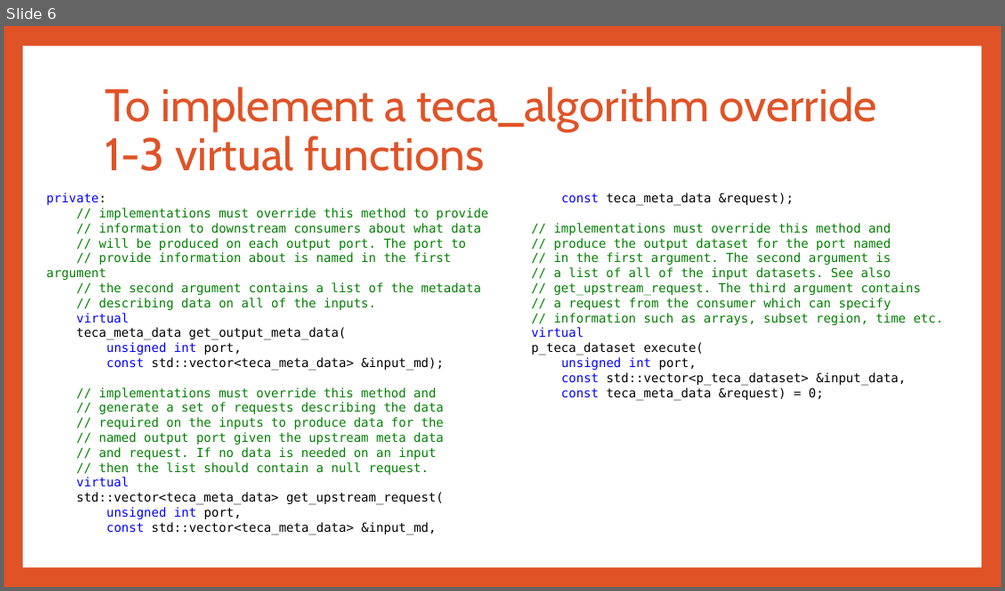
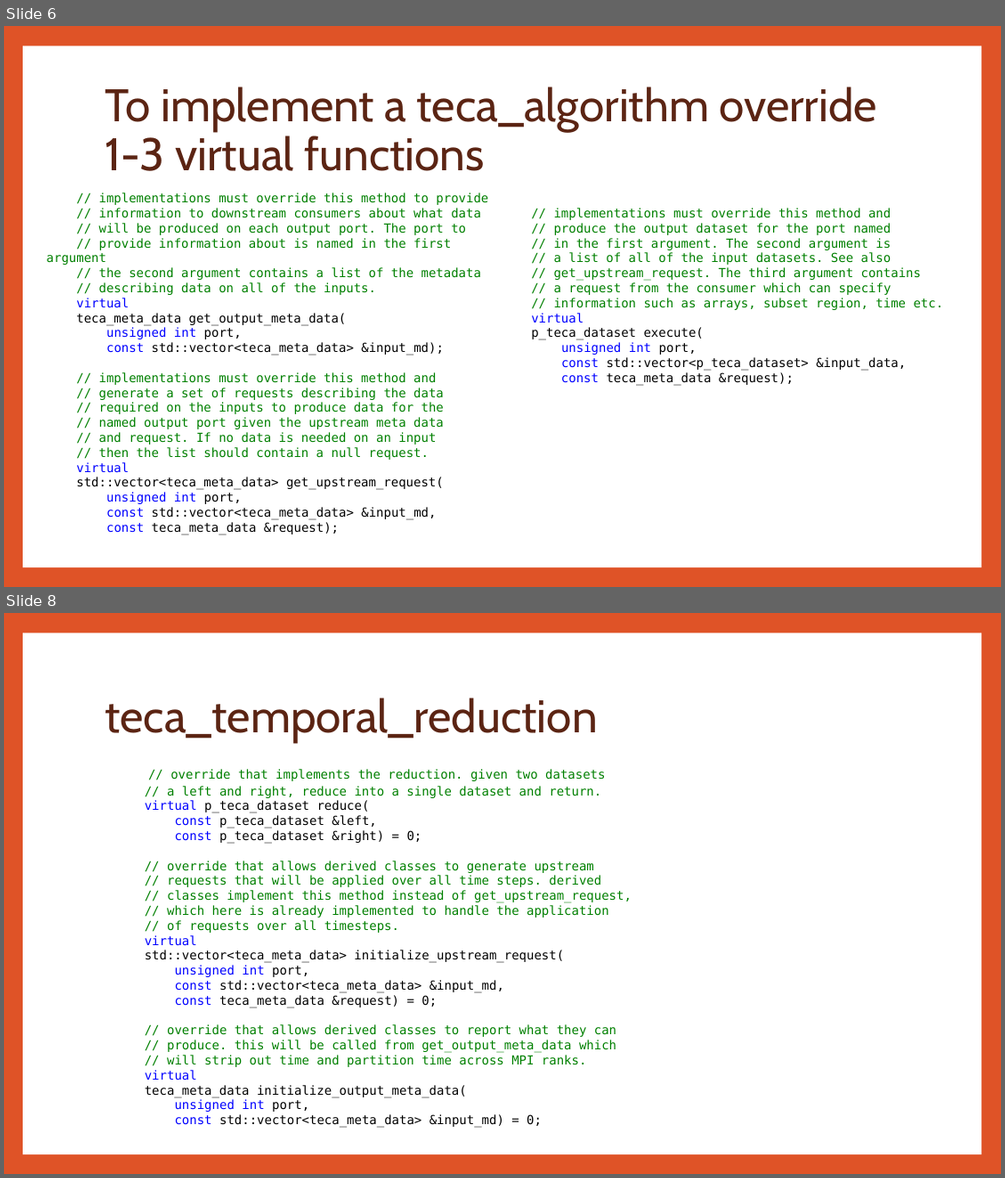
Before and after one commit to LBL-EESA/TECA, a slide deck: doc/TECA Architecture.pptx. Shown one above the other, each under a label of ours: slide 6 before the commit, slides 6 and 8 after it; the slides between them are not shown. The pictures are 1005x591 and 1005x1178 pixels, drawn with LibreOffice and Linux fonts; fonts in the diff are those of the drawing. Boxes give left, top, right and bottom in pixels: in the first picture for what was removed or moved away, otherwise in the second. Text is boxed around its words. In the diff, an @@ line names an element or a change of style, - is before the commit and + after.

```diff
--- a/doc/TECA Architecture.pptx
+++ b/doc/TECA Architecture.pptx
@@ slide 8 added at (4, 613, 1001, 1174), background #DF5327; not listed: 1 template element that a slide beside it also shows @@
@@ title added at (105, 698, 597, 742), 44 pt, text #5B2413 @@
+teca_temporal_reduction
@@ text added at (145, 769, 631, 1127), 12 pt, text #008000 @@
+// override that implements the reduction. given two datasets
+// a left and right, reduce into a single dataset and return.
+virtual p_teca_dataset reduce(
+const p_teca_dataset &left,
+const p_teca_dataset &right) = 0;
+// override that allows derived classes to generate upstream
+// requests that will be applied over all time steps. derived
+// classes implement this method instead of get_upstream_request,
+// which here is already implemented to handle the application
+// of requests over all timesteps.
+virtual
+std::vector<teca_meta_data> initialize_upstream_request(
+unsigned int port,
+const std::vector<teca_meta_data> &input_md,
+const teca_meta_data &request) = 0;
+// override that allows derived classes to report what they can
+// produce. this will be called from get_output_meta_data which
+// will strip out time and partition time across MPI ranks.
+virtual
+teca_meta_data initialize_output_meta_data(
+unsigned int port,
+const std::vector<teca_meta_data> &input_md) = 0;
@@ slide 6 changed as well @@
@@ title "To implement a teca_algorithm override ..." at (105, 87, 877, 171): text colour #DF5327 to #5B2413 @@
@@ text at (47, 192, 106, 205): paragraph removed @@
-private:
@@ text at (561, 372, 793, 385): text changed @@
-const teca_meta_data &request) = 0;
+const teca_meta_data &request);
```
Also in this commit, not shown: 6 other slides changed, 4 other slides added.
